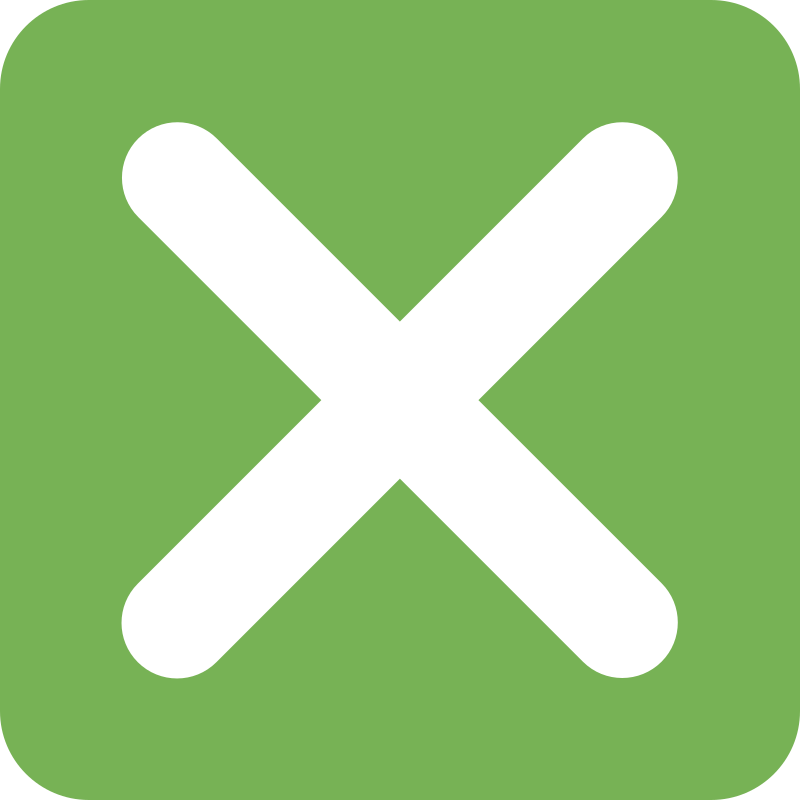
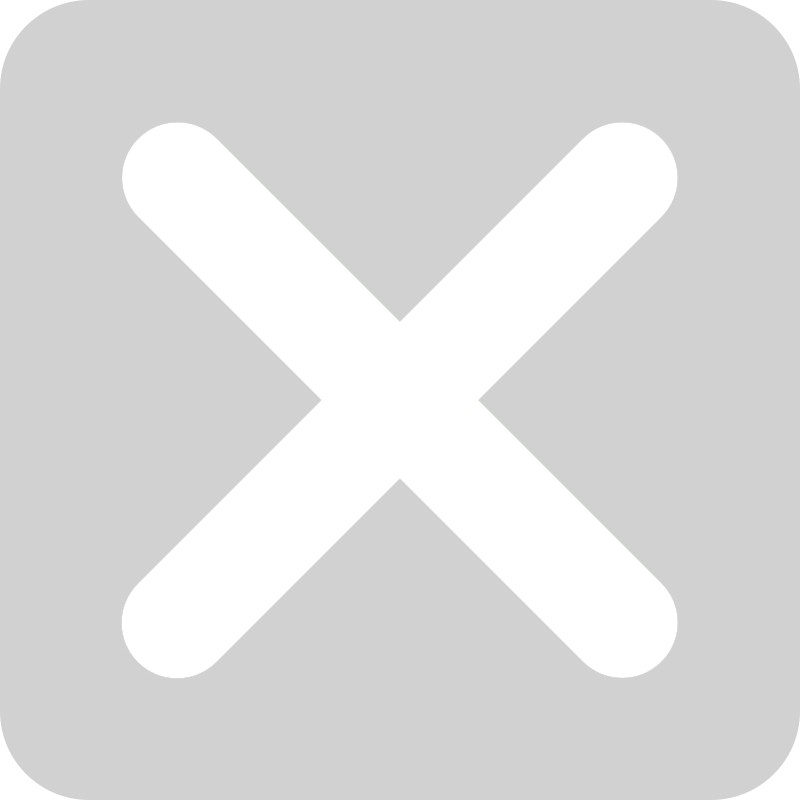
Revision of a layered 800x800 image; what changed, layer by layer:
added layer "Ebene 1" above "Ebene 0" over [0, 0, 800, 800]
painted on "Ebene 0" over [0, 0, 800, 800]
